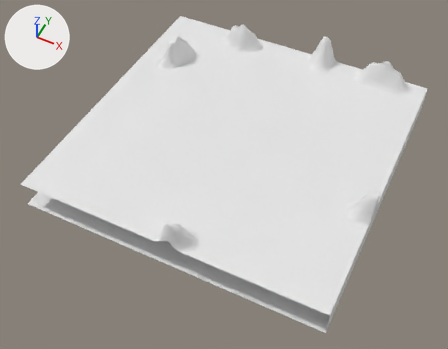
An edit to the OBJ model assets/tts/kestrel-sample-station-r2/highlands-1.obj, drawn before and after from the same camera.
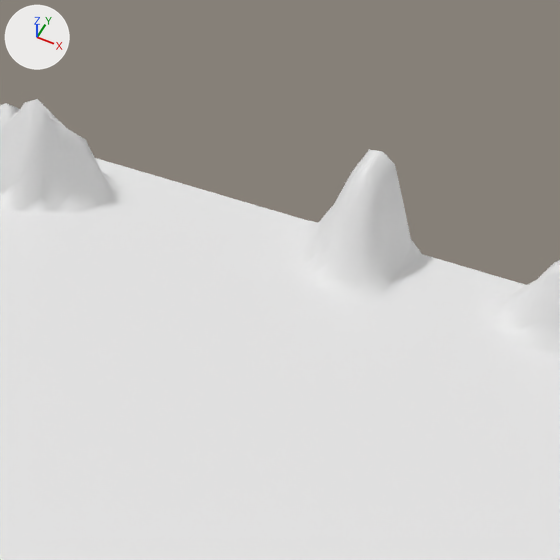
Each version appears first whole from a 50 mm lens placed at (26.7, -20.0, 37.7), pointed at (12.1, 9.2, 1.2), and next in a close-up on the part from 52% to 83% of the width and 0% to 39% of the height. The axes (+X, +Y, +Z) are drawn at upper left. The lights are the same throughout. The last two pictures show the newer version. Where no turn or scale is listed for an object, it has been applied to the vertices.

Names of what the first close-up shows: 'highlands-1'.
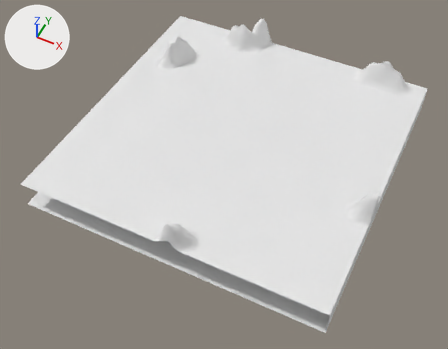
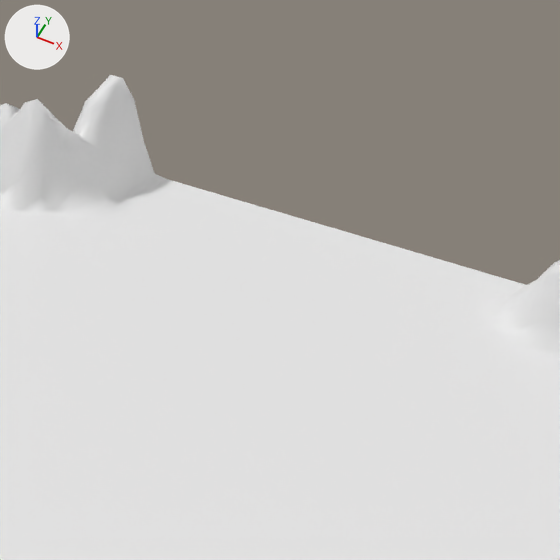
What differs and where, as boxes [x1, y1, x2, y2] in the close-ups (560 x 560 px; the box of a moved part takes in the faces that stretch with it):
'highlands-1', reshaped: before [0, 99, 560, 560]; after [0, 75, 560, 560]
part 1 of me_highlands_1, moved or reshaped: before [298, 149, 422, 302]; after [298, 224, 422, 302]
part 2 of me_highlands_1, moved or reshaped: before [66, 140, 154, 216]; after [66, 75, 155, 216]

Patch to the scene script:
```diff
--- a/assets/tts/kestrel-sample-station-r2/highlands-1.obj.py
+++ b/assets/tts/kestrel-sample-station-r2/highlands-1.obj.py
@@ me_highlands_1 @@
 me_highlands_1.from_pydata(...)  # 6723 vertices, 13122 faces; spans x 0.0..24.0, y 0.0..24.0, z 1.0..5.8
-me_highlands_1.vertices[98].co = (9.3, 23.7, 3.2)  # pixel (136, 179)
-me_highlands_1.vertices[99].co = (9.3, 24.0, 3.2)  # pixel (142, 171)
-me_highlands_1.vertices[100].co = (9.0, 23.7, 3.2)  # pixel (124, 175)
-me_highlands_1.vertices[101].co = (9.0, 24.0, 3.2)  # pixel (129, 168)
-me_highlands_1.vertices[102].co = (8.7, 23.7, 3.2)  # pixel (112, 171)
-me_highlands_1.vertices[106].co = (8.1, 23.7, 3.2)
-me_highlands_1.vertices[107].co = (8.1, 24.0, 3.2)  # pixel (93, 157)
-me_highlands_1.vertices[108].co = (7.8, 23.7, 3.2)
-me_highlands_1.vertices[109].co = (7.8, 24.0, 3.2)
-me_highlands_1.vertices[175].co = (9.3, 23.4, 3.2)  # pixel (131, 186)
-me_highlands_1.vertices[176].co = (9.0, 23.4, 3.2)  # pixel (119, 182)
-me_highlands_1.vertices[177].co = (8.7, 23.4, 3.2)
-me_highlands_1.vertices[178].co = (8.4, 23.4, 3.2)
-me_highlands_1.vertices[179].co = (8.1, 23.4, 3.2)
-me_highlands_1.vertices[180].co = (7.8, 23.4, 3.2)
-me_highlands_1.vertices[2112].co = (9.0, 23.1, 3.3)  # pixel (113, 188)
-me_highlands_1.vertices[2113].co = (8.7, 23.1, 3.6)  # pixel (101, 171)
-me_highlands_1.vertices[2114].co = (8.4, 23.1, 3.6)
-me_highlands_1.vertices[2115].co = (8.1, 23.1, 3.4)
-me_highlands_1.vertices[2116].co = (7.8, 23.1, 3.2)
-me_highlands_1.vertices[2376].co = (8.7, 22.8, 4.0)  # pixel (96, 167)
+# me_highlands_1 part 1: 41 of the vertices in x 13.8..15.6, y 22.2..24.0, z 3.3..5.5 are scaled about their middle by (1, 1, 0), then moved by (0.0, 0.0, -1.2)
+# me_highlands_1 part 2
+for i in [2375, 2410, 2588]: me_highlands_1.vertices[i].co += Vector((0.0, 0.0, 0.2))
+for i in [103, 104, 105]: me_highlands_1.vertices[i].co += Vector((0.0, 0.0, 2.3))
+me_highlands_1.vertices[98].co = (9.3, 23.7, 3.6)  # pixel (137, 164)
+me_highlands_1.vertices[99].co = (9.3, 24.0, 4.0)  # pixel (144, 142)
+me_highlands_1.vertices[100].co = (9.0, 23.7, 4.7)  # pixel (127, 120)
+me_highlands_1.vertices[101].co = (9.0, 24.0, 5.1)  # pixel (134, 99)
+me_highlands_1.vertices[102].co = (8.7, 23.7, 5.5)  # pixel (116, 87)
+me_highlands_1.vertices[106].co = (8.1, 23.7, 5.0)  # pixel (90, 96)
+me_highlands_1.vertices[107].co = (8.1, 24.0, 4.9)
+me_highlands_1.vertices[108].co = (7.8, 23.7, 4.0)
+me_highlands_1.vertices[109].co = (7.8, 24.0, 3.8)
+me_highlands_1.vertices[175].co = (9.3, 23.4, 3.4)  # pixel (131, 182)
+me_highlands_1.vertices[176].co = (9.0, 23.4, 4.3)  # pixel (121, 142)
+me_highlands_1.vertices[177].co = (8.7, 23.4, 5.3)  # pixel (110, 100)
+me_highlands_1.vertices[178].co = (8.4, 23.4, 5.5)  # pixel (98, 91)
+me_highlands_1.vertices[179].co = (8.1, 23.4, 5.1)  # pixel (85, 101)
+me_highlands_1.vertices[180].co = (7.8, 23.4, 4.0)
+me_highlands_1.vertices[2112].co = (9.0, 23.1, 4.0)  # pixel (114, 162)
+me_highlands_1.vertices[2113].co = (8.7, 23.1, 5.0)  # pixel (104, 120)
+me_highlands_1.vertices[2114].co = (8.4, 23.1, 5.2)  # pixel (92, 108)
+me_highlands_1.vertices[2115].co = (8.1, 23.1, 4.9)  # pixel (79, 116)
+me_highlands_1.vertices[2116].co = (7.8, 23.1, 3.9)
+me_highlands_1.vertices[2376].co = (8.7, 22.8, 4.4)  # pixel (97, 148)
```
